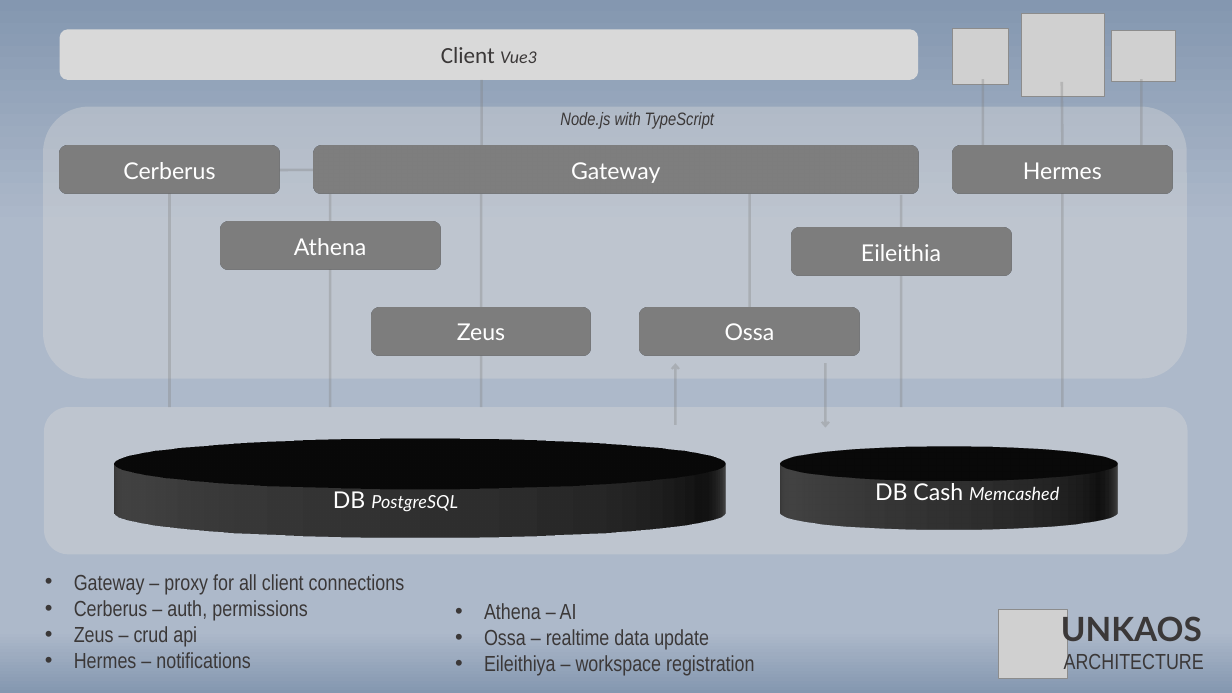
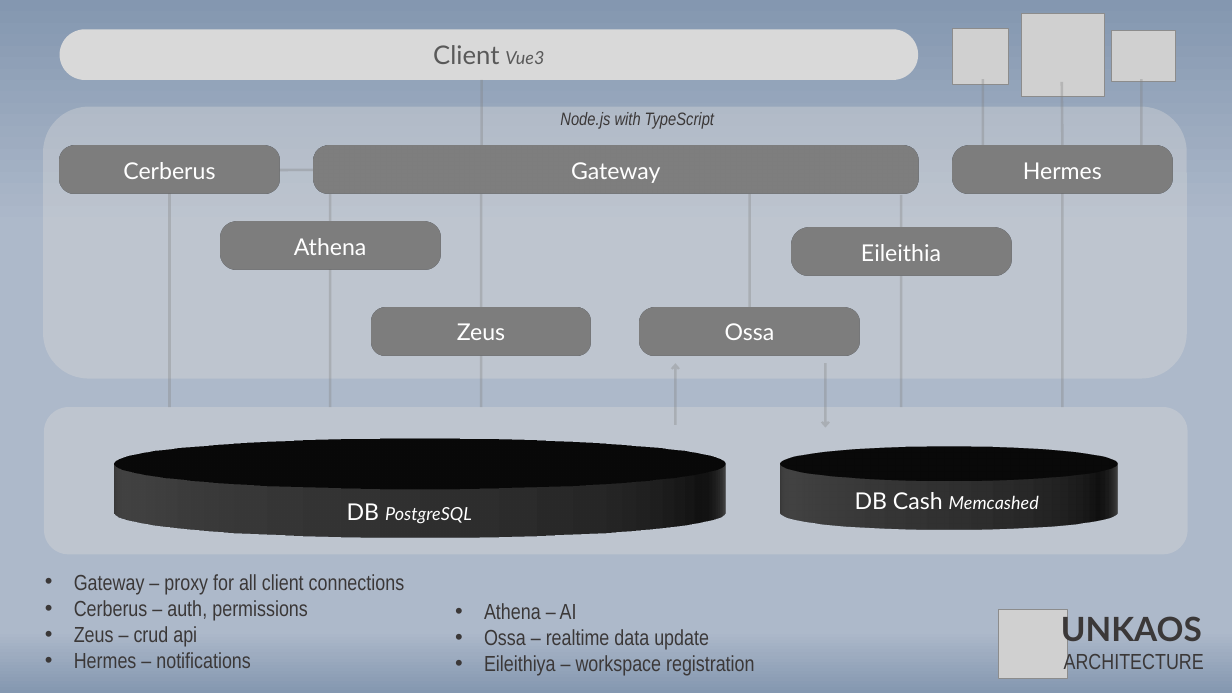
Before and after one commit to khvilon/unkaos, a slide deck: slide 1 of docs/Unkaos architecture.pptx. Drawn at 1232x693 pixels with LibreOffice and Linux fonts; fonts in the diff are those of the drawing; grey boxes stand for pictures. Boxes give left, top, right and bottom in pixels: in the first picture for what was removed or moved away, otherwise in the second. Text is boxed around its words. In the diff, an @@ line names an element or a change of style, - is before the commit and + after.

```diff
--- a/docs/Unkaos architecture.pptx
+++ b/docs/Unkaos architecture.pptx
@@ rounded rectangle "Client Vue3" at (x1=59, y1=30, x2=918, y2=80): size 18 to 20 pt in "Client"; font Calibri to Lato, text colour #3B3838 to #595959; proportions changed @@
@@ proportions changed in 7 elements at (x1=313, y1=146, x2=918, y2=194), (x1=59, y1=146, x2=279, y2=194), (x1=640, y1=308, x2=860, y2=356), (x1=372, y1=308, x2=592, y2=356), (x1=220, y1=222, x2=440, y2=270), (x1=791, y1=228, x2=1011, y2=276), (x1=953, y1=146, x2=1173, y2=194) @@
@@ text "DB PostgreSQL" moved from (x1=333, y1=488, x2=458, y2=512) to (x1=347, y1=503, x2=472, y2=524) @@
@@ text "DB Cash Memcashed" moved from (x1=875, y1=480, x2=1059, y2=500) to (x1=855, y1=492, x2=1039, y2=509) @@
```
Also in this commit, not shown: 1 other file.
